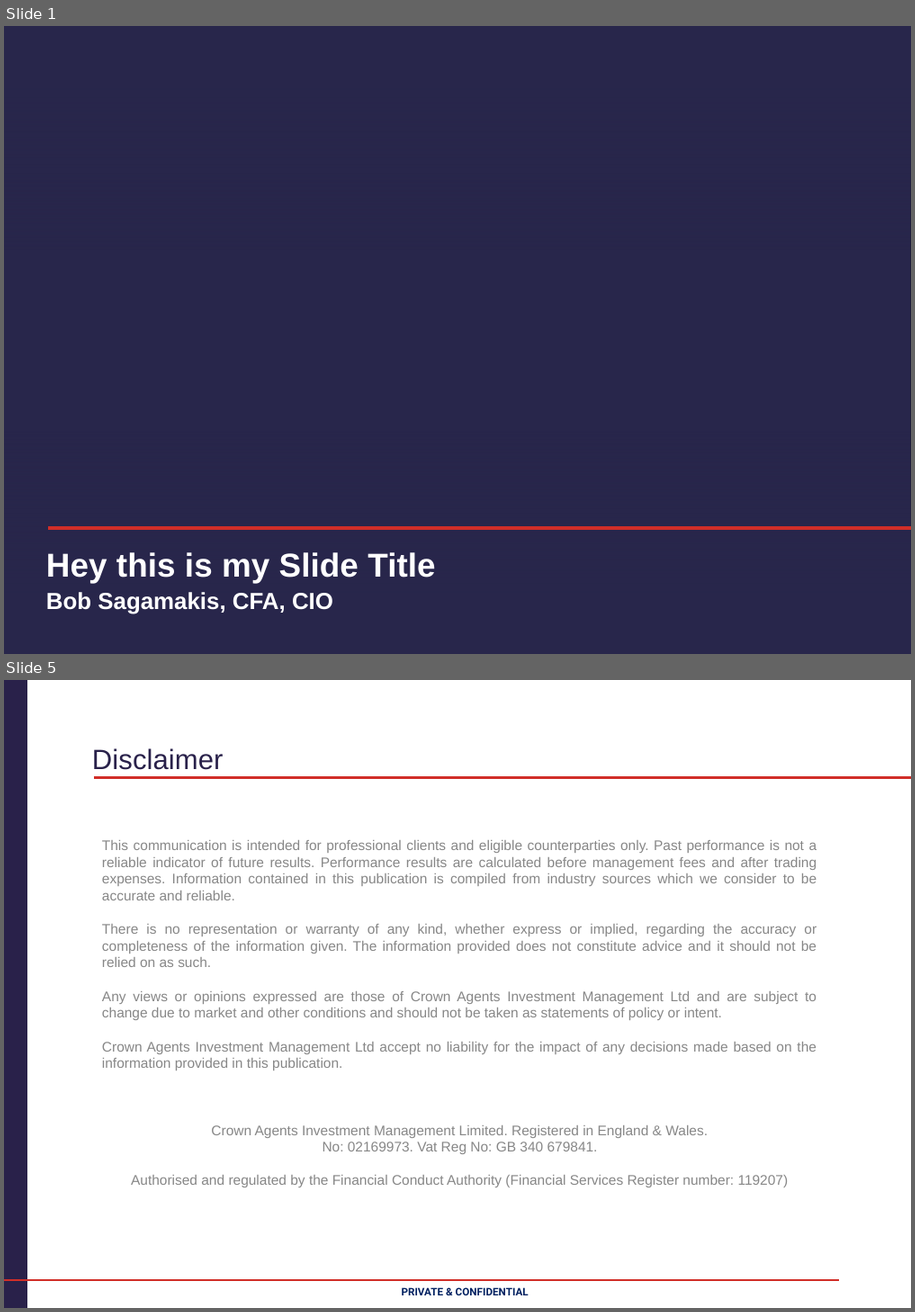
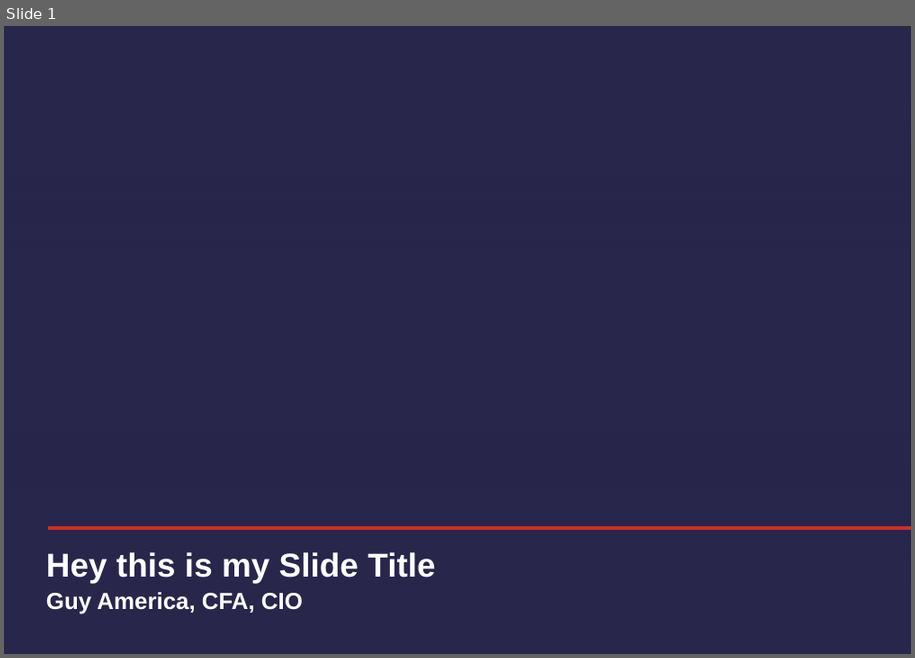
Before and after one commit to ellipsis-instruments/caim, a slide deck: test.pptx. Shown one above the other, each under a label of ours: slides 1 and 5 before the commit, slide 1 after it; the slides between them are not shown. The pictures are 915x1312 and 915x658 pixels, drawn with LibreOffice and Linux fonts; fonts in the diff are those of the drawing; background and template pictures are left out; a plain dark background stands for a picture behind light text. Boxes give left, top, right and bottom in pixels: in the first picture for what was removed or moved away, otherwise in the second. Text is boxed around its words. In the diff, an @@ line names an element or a change of style, - is before the commit and + after.

```diff
--- a/test.pptx
+++ b/test.pptx
@@ slide 5 removed at [4, 680, 911, 1308], background #FFFFFF @@
@@ freeform shape removed at [4, 680, 27, 1308] @@
@@ text removed at [92, 748, 224, 770] @@
-Disclaimer
@@ freeform shape removed at [94, 768, 911, 778] @@
@@ text removed at [102, 840, 818, 1188] @@
-This communication is intended for professional clients and eligible counterparties only. Past performance is not a reliable indicator of future results. Performance results are calculated before management fees and after trading expenses. Information contained in this publication is compiled from industry sources which we consider to be accurate and reliable.
-There is no representation or warranty of any kind, whether express or implied, regarding the accuracy or completeness of the information given. The information provided does not constitute advice and it should not be relied on as such.
-Any views or opinions expressed are those of Crown Agents Investment Management Ltd and are subject to change due to market and other conditions and should not be taken as statements of policy or intent.
-Crown Agents Investment Management Ltd accept no liability for the impact of any decisions made based on the information provided in this publication.
-Crown Agents Investment Management Limited. Registered in England & Wales.
-No: 02169973. Vat Reg No: GB 340 679841.
-Authorised and regulated by the Financial Conduct Authority (Financial Services Register number: 119207)
@@ freeform shape removed at [4, 1271, 840, 1280] @@
@@ text removed at [402, 1288, 529, 1296] @@
-PRIVATE & CONFIDENTIAL
@@ slide 1 changed as well @@
@@ text at [46, 592, 303, 615]: text changed @@
-Bob Sagamakis, CFA, CIO
+Guy America, CFA, CIO
```
Also in this commit, not shown: 6 slides added, 4 other slides removed, 26 other files.
